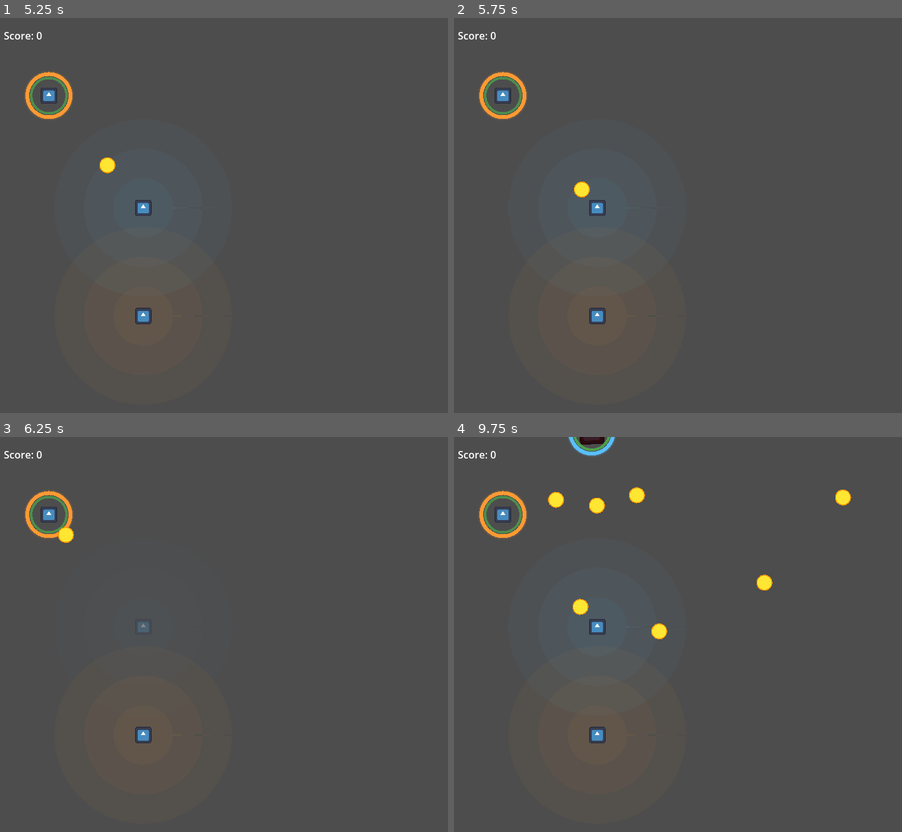
Above: before the commit, frames 1-4 (two rows, left to right).
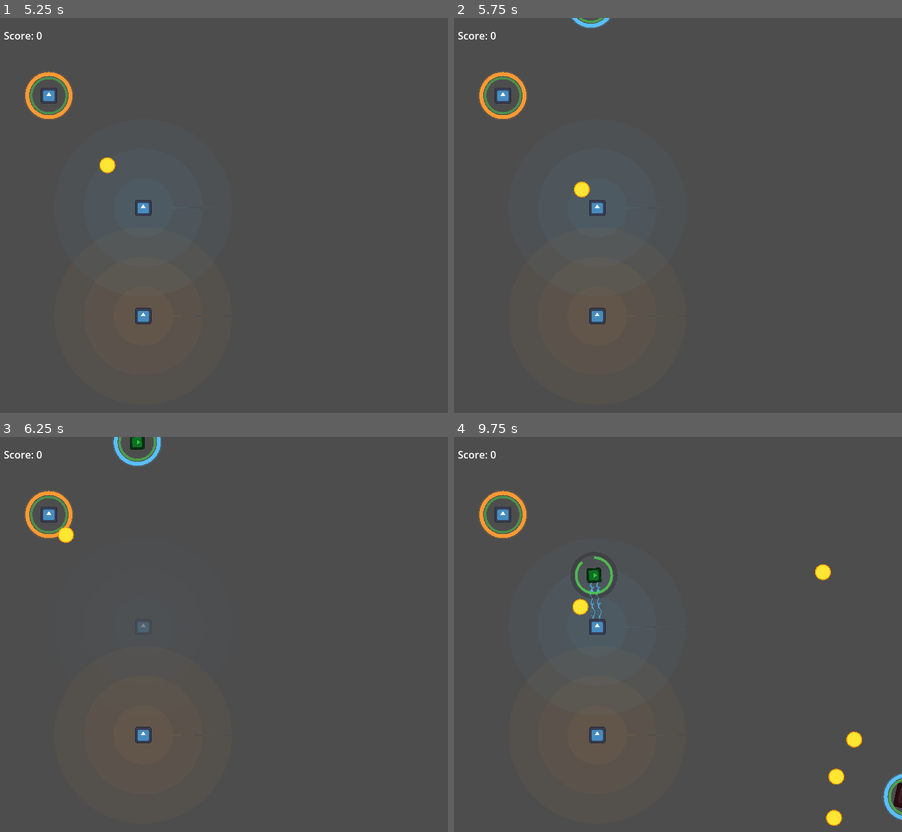
Above: after the commit, the same moments.

Repository: AgustinRamiroDiaz/just-metal-shapes
Game: Godot game, scene res://main_level.tscn
The game is run twice, just before and just after one commit, with the same random seed, the same clock (stepped at 60 frames per second) and the same inputs. This scene is started directly instead of the project's main scene. The engine's default icon, where the game draws it, is replaced by a stand-in: a white triangle on a blue panel in a dark square.
Inputs:
- Up to frame 1 (5.25 s): tap Enter at 0.5, 2, 3.6 s; hold D (p1_right) 0.53-1.28 s; tap K (p2_down) at 0.6, 5.1 s; tap Space at 1.25, 3.5 s; hold S (p1_down) 1.28-2.03 s; tap J (p2_left) at 1.35 s; hold D (p1_right) 2.03-2.78 s; tap L (p2_right) at 2.1 s; hold W (p1_up) 2.78-3.53 s; tap I (p2_up) at 2.85 s; hold A (p1_left) 3.53-5.03 s; tap Keypad Enter at 4.35 s; hold S (p1_down) from 5.03 s (still down)
- Up to frame 2 (5.75 s): keep holding S (p1_down)
- Up to frame 3 (6.25 s): release S (p1_down) at 5.78 s; hold D (p1_right) from 5.78 s (still down); tap J (p2_left) at 5.85 s
- Up to frame 4 (9.75 s): release D (p1_right) at 6.53 s; hold W (p1_up) 6.53-7.28 s; tap one key every 0.75 s from 6.6 s: L (p2_right) I (p2_up) Enter Keypad Enter K (p2_down); hold D (p1_right) 7.28-8.03 s; hold S (p1_down) 8.03-8.78 s; hold A (p1_left) 8.78-9.53 s; hold W (p1_up) from 9.53 s (still down)

Frame 1 is identical in both runs. In frame 2, 0.1% of the frame differs, in the area x 26-36%, y 0-3%; in frame 3, 0.4%; in frame 4, 2.1%, in the area x 20-100%, y 0-99%.

Commit message:
more enemy types

Diff:
--- /dev/null
+++ b/scenes/mine.tscn
@@ -0,0 +1,13 @@
+[gd_scene format=3]
+
+[ext_resource type="Script" path="res://scripts/enemies/mine.gd" id="1_mine"]
+
+[sub_resource type="CircleShape2D" id="CircleShape2D_mine"]
+radius = 10.0
+
+[node name="Mine" type="Area2D"]
+collision_layer = 0
+script = ExtResource("1_mine")
+
+[node name="CollisionShape2D" type="CollisionShape2D" parent="."]
+shape = SubResource("CircleShape2D_mine")
--- /dev/null
+++ b/scenes/mine_layer_enemy.tscn
@@ -0,0 +1,41 @@
+[gd_scene format=3]
+
+[ext_resource type="Script" path="res://scripts/enemies/mine_layer_enemy.gd" id="1_mine_layer"]
+[ext_resource type="Texture2D" uid="uid://dx60ovk85ckyh" path="res://icon.svg" id="2_icon"]
+[ext_resource type="Script" uid="uid://b8213fec7gt7m" path="res://scripts/enemies/components/health_component.gd" id="3_health"]
+[ext_resource type="Script" uid="uid://cstgj6w4m6oyo" path="res://scripts/enemies/components/chaser_component.gd" id="4_chaser"]
+[ext_resource type="Script" path="res://scripts/enemies/components/mine_dropper_component.gd" id="5_mine_dropper"]
+[ext_resource type="Script" uid="uid://contact_dmg" path="res://scripts/enemies/components/contact_damage_component.gd" id="6_contact"]
+
+[sub_resource type="CircleShape2D" id="CircleShape2D_mine_layer"]
+radius = 26.0
+
+[node name="MineLayerEnemy" type="StaticBody2D"]
+collision_layer = 2
+script = ExtResource("1_mine_layer")
+
+[node name="Sprite2D" type="Sprite2D" parent="."]
+modulate = Color(1.0, 0.6, 0.1, 1)
+scale = Vector2(0.22, 0.22)
+texture = ExtResource("2_icon")
+
+[node name="CollisionShape2D" type="CollisionShape2D" parent="."]
+shape = SubResource("CircleShape2D_mine_layer")
+
+[node name="HealthComponent" type="Node2D" parent="."]
+script = ExtResource("3_health")
+max_life = 4.0
+
+[node name="ChaserComponent" type="Node" parent="."]
+script = ExtResource("4_chaser")
+move_speed = 20.0
+
+[node name="MineDropperComponent" type="Node" parent="."]
+script = ExtResource("5_mine_dropper")
+drop_interval = 2.5
+
+[node name="ContactDamageComponent" type="Area2D" parent="."]
+script = ExtResource("6_contact")
+
+[node name="CollisionShape2D" type="CollisionShape2D" parent="ContactDamageComponent"]
+shape = SubResource("CircleShape2D_mine_layer")
--- /dev/null
+++ b/scenes/runner_enemy.tscn
@@ -0,0 +1,41 @@
+[gd_scene format=3]
+
+[ext_resource type="Script" path="res://scripts/enemies/runner_enemy.gd" id="1_runner"]
+[ext_resource type="Texture2D" uid="uid://dx60ovk85ckyh" path="res://icon.svg" id="2_icon"]
+[ext_resource type="Script" uid="uid://b8213fec7gt7m" path="res://scripts/enemies/components/health_component.gd" id="3_health"]
+[ext_resource type="Script" path="res://scripts/enemies/components/color_chaser_component.gd" id="4_color_chaser"]
+[ext_resource type="Script" uid="uid://baibtnk3m4nge" path="res://scripts/enemies/components/turn_component.gd" id="5_turn"]
+[ext_resource type="Script" uid="uid://contact_dmg" path="res://scripts/enemies/components/contact_damage_component.gd" id="6_contact"]
+
+[sub_resource type="CircleShape2D" id="CircleShape2D_runner"]
+radius = 20.0
+
+[node name="RunnerEnemy" type="StaticBody2D"]
+collision_layer = 2
+script = ExtResource("1_runner")
+
+[node name="Sprite2D" type="Sprite2D" parent="."]
+modulate = Color(0.2, 0.8, 0.2, 1)
+scale = Vector2(0.18, 0.18)
+texture = ExtResource("2_icon")
+
+[node name="CollisionShape2D" type="CollisionShape2D" parent="."]
+shape = SubResource("CircleShape2D_runner")
+
+[node name="HealthComponent" type="Node2D" parent="."]
+script = ExtResource("3_health")
+max_life = 2.0
+
+[node name="ColorChaserComponent" type="Node" parent="."]
+script = ExtResource("4_color_chaser")
+move_speed = 60.0
+
+[node name="TurnComponent" type="Node" parent="."]
+script = ExtResource("5_turn")
+turn_speed = 2.0
+
+[node name="ContactDamageComponent" type="Area2D" parent="."]
+script = ExtResource("6_contact")
+
+[node name="CollisionShape2D" type="CollisionShape2D" parent="ContactDamageComponent"]
+shape = SubResource("CircleShape2D_runner")
--- /dev/null
+++ b/scripts/enemies/components/color_chaser_component.gd
@@ -0,0 +1,39 @@
+class_name ColorChaserComponent
+extends Node
+
+@export var move_speed: float = 50.0
+@export var target_group: StringName = &"players"
+
+
+func _process(delta: float) -> void:
+	var parent := get_parent() as Node2D
+	var health: HealthComponent = parent.get_node("HealthComponent")
+	var targets := get_tree().get_nodes_in_group(target_group)
+	var nearest := _get_nearest_mismatched_target(
+		targets, parent.global_position, health.shield_color
+	)
+	if nearest == null:
+		return
+	var direction := (nearest.global_position - parent.global_position).normalized()
+	parent.global_position += direction * move_speed * delta
+
+
+func _get_nearest_mismatched_target(targets: Array, origin: Vector2, shield_color: Color) -> Node2D:
+	var nearest: Node2D = null
+	var min_dist: float = INF
+	for t in targets:
+		if not is_instance_valid(t) or not t is Node2D:
+			continue
+		if t.get("is_dead") == true:
+			continue
+		if _colors_match(t.get("team_color"), shield_color):
+			continue
+		var d := origin.distance_to(t.global_position)
+		if d < min_dist:
+			min_dist = d
+			nearest = t as Node2D
+	return nearest
+
+
+func _colors_match(c1: Color, c2: Color) -> bool:
+	return c1.r == c2.r and c1.g == c2.g and c1.b == c2.b
--- /dev/null
+++ b/scripts/enemies/components/mine_dropper_component.gd
@@ -0,0 +1,21 @@
+class_name MineDropperComponent
+extends Node
+
+@export var drop_interval: float = 2.5
+
+var _mine_scene: PackedScene = preload("res://scenes/mine.tscn")
+var _timer: float = 0.0
+
+
+func _process(delta: float) -> void:
+	_timer += delta
+	if _timer >= drop_interval:
+		_timer -= drop_interval
+		_drop_mine()
+
+
+func _drop_mine() -> void:
+	var parent := get_parent() as Node2D
+	var mine: Area2D = _mine_scene.instantiate()
+	mine.global_position = parent.global_position
+	parent.get_parent().add_child(mine)
--- /dev/null
+++ b/scripts/enemies/mine.gd
@@ -0,0 +1,41 @@
+extends Area2D
+
+const ARM_TIME: float = 0.5
+const LIFETIME: float = 15.0
+const RADIUS: float = 10.0
+
+var _timer: float = 0.0
+var _armed: bool = false
+
+
+func _ready() -> void:
+	collision_layer = 0
+	collision_mask = 1
+	body_entered.connect(_on_body_entered)
+	queue_redraw()
+
+
+func _process(delta: float) -> void:
+	_timer += delta
+	if not _armed and _timer >= ARM_TIME:
+		_armed = true
+		queue_redraw()
+	if _timer >= LIFETIME:
+		queue_free()
+
+
+func _draw() -> void:
+	var color := Color(1.0, 0.3, 0.1, 1.0) if _armed else Color(0.5, 0.5, 0.5, 0.6)
+	draw_circle(Vector2.ZERO, RADIUS, color)
+	if _armed:
+		var pulse := sin(_timer * 6.0) * 0.3 + 0.7
+		var glow := Color(1.0, 0.5, 0.1, pulse * 0.4)
+		draw_circle(Vector2.ZERO, RADIUS + 4.0, glow)
+
+
+func _on_body_entered(body: Node) -> void:
+	if not _armed:
+		return
+	if body.has_method("take_damage"):
+		body.take_damage(1)
+	queue_free()
--- /dev/null
+++ b/scripts/enemies/mine_layer_enemy.gd
@@ -0,0 +1,18 @@
+extends StaticBody2D
+
+signal died
+
+@onready var health: HealthComponent = $HealthComponent
+
+
+func _ready() -> void:
+	health.died.connect(_on_died)
+
+
+func take_damage(amount: float, damage_color: Color = Color.WHITE) -> bool:
+	return health.take_damage(amount, damage_color)
+
+
+func _on_died() -> void:
+	died.emit()
+	queue_free()
--- /dev/null
+++ b/scripts/enemies/runner_enemy.gd
@@ -0,0 +1,18 @@
+extends StaticBody2D
+
+signal died
+
+@onready var health: HealthComponent = $HealthComponent
+
+
+func _ready() -> void:
+	health.died.connect(_on_died)
+
+
+func take_damage(amount: float, damage_color: Color = Color.WHITE) -> bool:
+	return health.take_damage(amount, damage_color)
+
+
+func _on_died() -> void:
+	died.emit()
+	queue_free()
--- a/scripts/game_manager.gd
+++ b/scripts/game_manager.gd
@@ -36,6 +36,8 @@
 		EnemyConfig.new(load("res://scenes/static_shooter_enemy.tscn"), SpawnType.INSIDE, 1.0),
 		EnemyConfig.new(load("res://scenes/shotgun_enemy.tscn"), SpawnType.OUTSIDE, 1.5),
 		EnemyConfig.new(load("res://scenes/turret_enemy.tscn"), SpawnType.INSIDE, 2.0),
+		EnemyConfig.new(load("res://scenes/runner_enemy.tscn"), SpawnType.OUTSIDE, 1.2),
+		EnemyConfig.new(load("res://scenes/mine_layer_enemy.tscn"), SpawnType.OUTSIDE, 2.5),
 	]
 
 	for cfg in enemy_configs:
Not shown, added: scripts/enemies/components/color_chaser_component.gd.uid
Not shown, added: scripts/enemies/components/mine_dropper_component.gd.uid
Not shown, added: scripts/enemies/mine.gd.uid
Not shown, added: scripts/enemies/mine_layer_enemy.gd.uid
Not shown, added: scripts/enemies/runner_enemy.gd.uid
Not shown, changed: TODO.md
